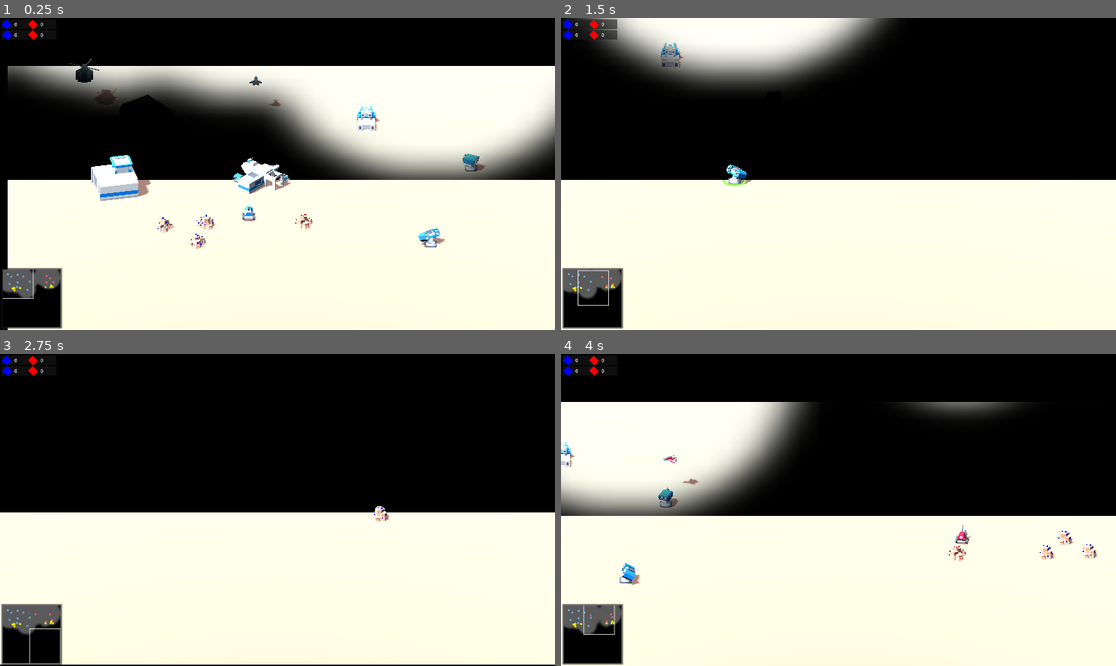
Above: before the commit, frames 1-4 (two rows, left to right).
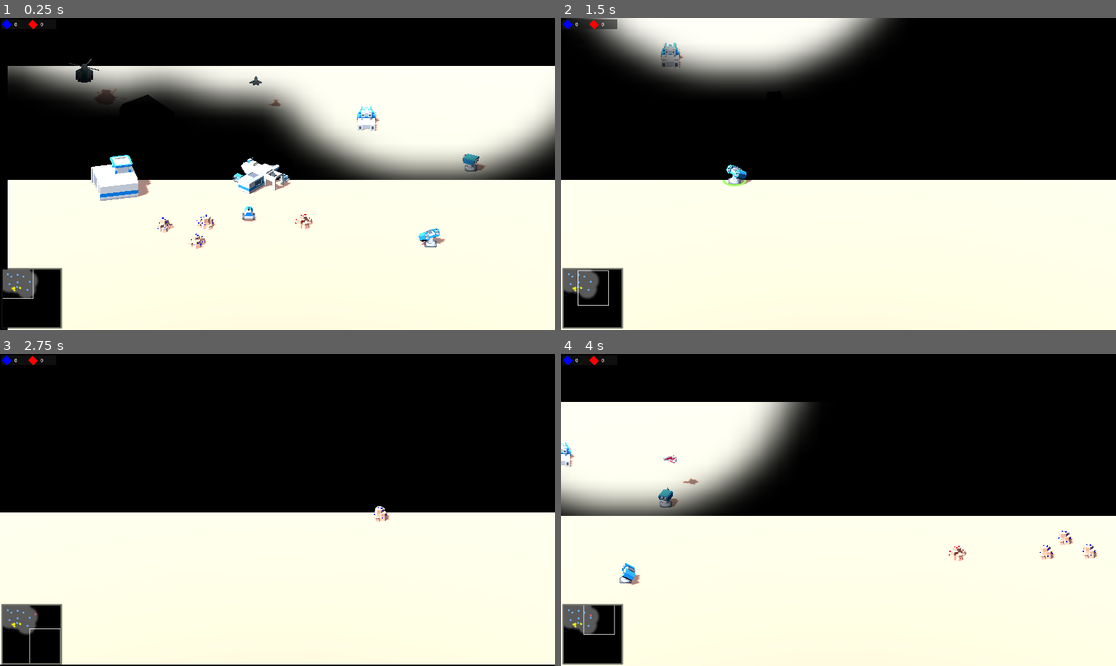
Above: after the commit, the same moments.

Repository: natelindev/command-horizon
Game: Godot game, scene res://tests/manual/TestPlayerVsAI.tscn
Same seed, same stepped clock (60 frames per second), same inputs: the game is played once before the commit and once after it. This scene is started directly instead of the project's main scene.
Inputs (mouse positions are in pixels of both pictures, inside the frame that each line leads up to):
- Up to frame 1 (0.25 s): no input
- Up to frame 2 (1.5 s): move the mouse to (960, 158) at 0.52 s; hold D (move_map_right) 0.53-1.28 s; hold Space (frame_incrementer_step) 0.53-1.28 s; click (960, 158) at 0.67 s; move the mouse to (727, 189) at 1.27 s; hold S (move_map_down) from 1.28 s (still down); tap Delete (god_mode_delete_units) at 1.35 s
- Up to frame 3 (2.75 s): move the mouse to (333, 441) at 2.02 s; release S (move_map_down) at 2.03 s; hold D (move_map_right) from 2.03 s (still down); hold R (rotate_structure) from 2.03 s (still down)
- Up to frame 4 (4 s): move the mouse to (810, 572) at 2.77 s; release D (move_map_right) at 2.78 s; release R (rotate_structure) at 2.78 s; hold W (move_map_up) 2.78-3.53 s; tap Space (frame_incrementer_step) at 2.85 s; click (810, 572) at 2.92 s; move the mouse to (1005, 556) at 3.52 s; hold A (move_map_left) from 3.53 s (still down); hold Delete (god_mode_delete_units) from 3.53 s (still down)

The runs differ from the first frame. In frame 1, 0.3% of the frame differs, in the area x 0-11%, y 4-88%; in frame 2, 0.4%; in frame 3, 0.3%; in frame 4, 1.2%, in the area x 0-84%, y 4-88%.

Commit message:
Initial imlementation of units disappearing in FoW, #79

Diff:
--- a/source/match/Match.tscn
+++ b/source/match/Match.tscn
@@ -31,6 +31,7 @@
 [ext_resource type="PackedScene" uid="uid://c3xjdp2yrr1fu" path="res://source/match/debug/DiagnosticHud.tscn" id="23_pocq6"]
 [ext_resource type="PackedScene" uid="uid://yn470qvc3eak" path="res://source/match/handlers/MatchEndHandler.tscn" id="26_4d7im"]
 [ext_resource type="PackedScene" uid="uid://q5w474dvts3f" path="res://source/match/handlers/StructurePlacementHandler.tscn" id="26_7heso"]
+[ext_resource type="PackedScene" uid="uid://b8p6lcwubx1tp" path="res://source/match/handlers/UnitVisibilityHandler.tscn" id="32_fci1c"]
 
 [sub_resource type="Resource" id="Resource_hfc6q"]
 script = ExtResource("2_4dhvm")
@@ -466,4 +467,6 @@
 [node name="MatchEndHandler" parent="Handlers" instance=ExtResource("26_4d7im")]
 visible = false
 
+[node name="UnitVisibilityHandler" parent="Handlers" instance=ExtResource("32_fci1c")]
+
 [editable path="Map"]
--- /dev/null
+++ b/source/match/handlers/UnitVisibilityHandler.gd
@@ -0,0 +1,30 @@
+extends Node3D
+
+# TODO: recalculate visibility of new units as they are created to remove "blink" effect
+
+
+func _physics_process(_delta):
+	var units_to_process = get_tree().get_nodes_in_group("units")
+
+	var revealed_units = units_to_process.filter(
+		func(unit): return unit.is_in_group("revealed_units")
+	)
+	for unit in revealed_units:
+		unit.show()
+
+	var non_revealed_units = units_to_process.filter(
+		func(unit): return not unit.is_in_group("revealed_units")
+	)
+	# TODO: check the performance of this O(N^2) algorithm vs the reading of FoW texture
+	for unit in non_revealed_units:
+		var should_be_visible = false
+		for revealed_unit in revealed_units:
+			if (
+				(revealed_unit.global_position * Vector3(1, 0, 1)).distance_to(
+					unit.global_position * Vector3(1, 0, 1)
+				)
+				<= revealed_unit.sight_range
+			):
+				should_be_visible = true
+				break
+		unit.visible = should_be_visible
--- /dev/null
+++ b/source/match/handlers/UnitVisibilityHandler.tscn
@@ -0,0 +1,6 @@
+[gd_scene load_steps=2 format=3 uid="uid://b8p6lcwubx1tp"]
+
+[ext_resource type="Script" path="res://source/match/handlers/UnitVisibilityHandler.gd" id="1_xi14o"]
+
+[node name="UnitVisibilityHandler" type="Node3D"]
+script = ExtResource("1_xi14o")
--- a/source/match/units/AntiAirTurret.gd
+++ b/source/match/units/AntiAirTurret.gd
@@ -5,6 +5,8 @@
 
 func _ready():
 	await super()
+	find_child("Geometry").visible = visible
+	visibility_changed.connect(func(): find_child("Geometry").visible = visible)
 	if not is_constructed():
 		await constructed
 	action = WaitingForTargets.new()
--- a/source/match/units/AntiGroundTurret.gd
+++ b/source/match/units/AntiGroundTurret.gd
@@ -5,6 +5,8 @@
 
 func _ready():
 	await super()
+	find_child("Geometry").visible = visible
+	visibility_changed.connect(func(): find_child("Geometry").visible = visible)
 	if not is_constructed():
 		await constructed
 	action = WaitingForTargets.new()
--- a/tests/manual/TestPlayerVsAI.tscn
+++ b/tests/manual/TestPlayerVsAI.tscn
@@ -33,7 +33,7 @@
 [sub_resource type="Resource" id="Resource_tnmkt"]
 script = ExtResource("4_kwjav")
 players = Array[Resource]([SubResource("Resource_sm6ga"), SubResource("Resource_7xhjj")])
-visibility = 1
+visibility = 0
 visible_player = 0
 
 [sub_resource type="PlaneMesh" id="PlaneMesh_rdr54"]
Not shown: 1 places in source/match/Match.tscn that only renumber resources
